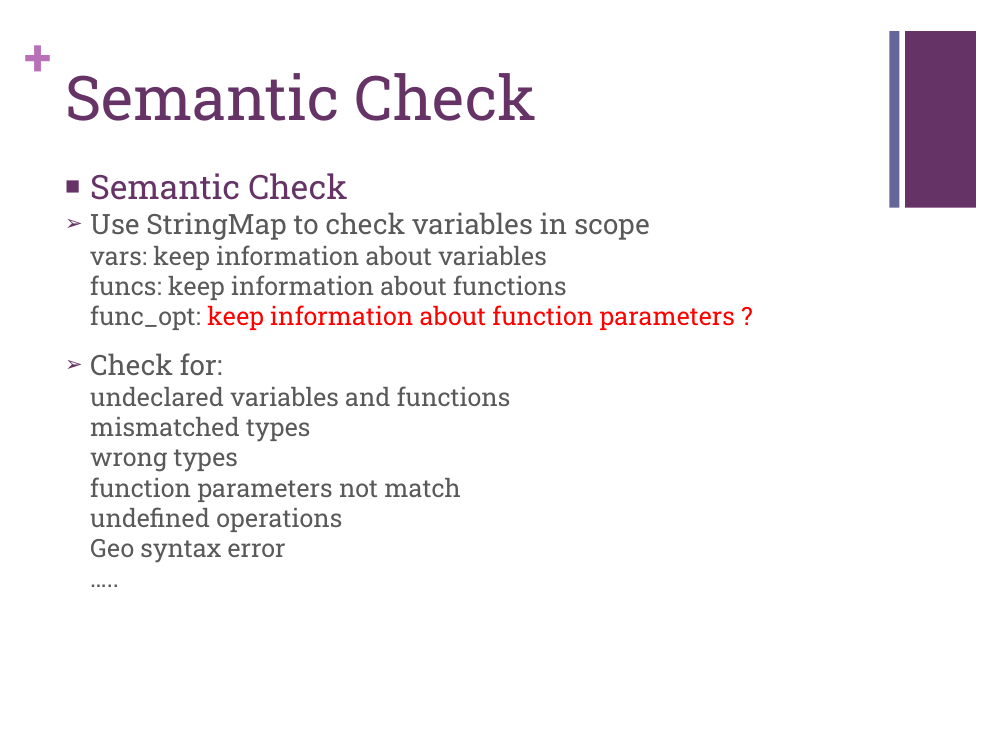
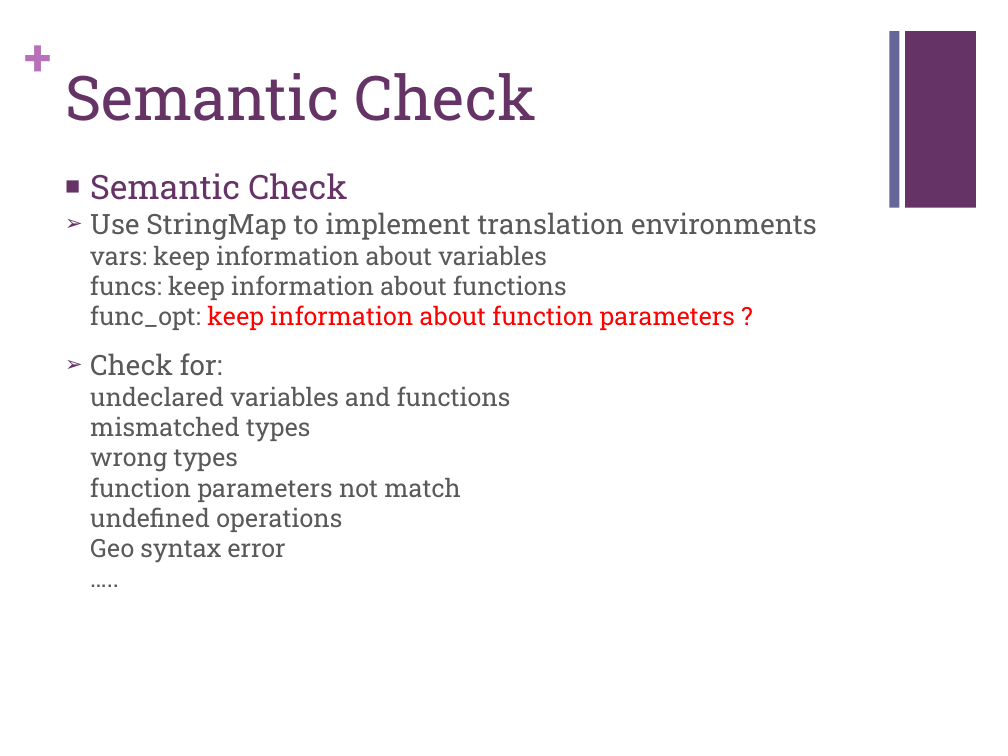
Before and after one commit to chaozc/Geo, a slide deck: slide 9 of Geo presentation.pptx. Drawn at 1008x756 pixels with LibreOffice and Linux fonts; fonts in the diff are those of the drawing. Boxes give left, top, right and bottom in pixels: in the first picture for what was removed or moved away, otherwise in the second. Text is boxed around its words. In the diff, an @@ line names an element or a change of style, - is before the commit and + after.

```diff
--- a/Geo presentation.pptx
+++ b/Geo presentation.pptx
@@ text at [90, 212, 817, 240]: text changed @@
-    ➢ Use StringMap to check variables in scope
+    ➢ Use StringMap to implement translation environments
```
Also in this commit, not shown: 1 other slide changed, 1 other file.
